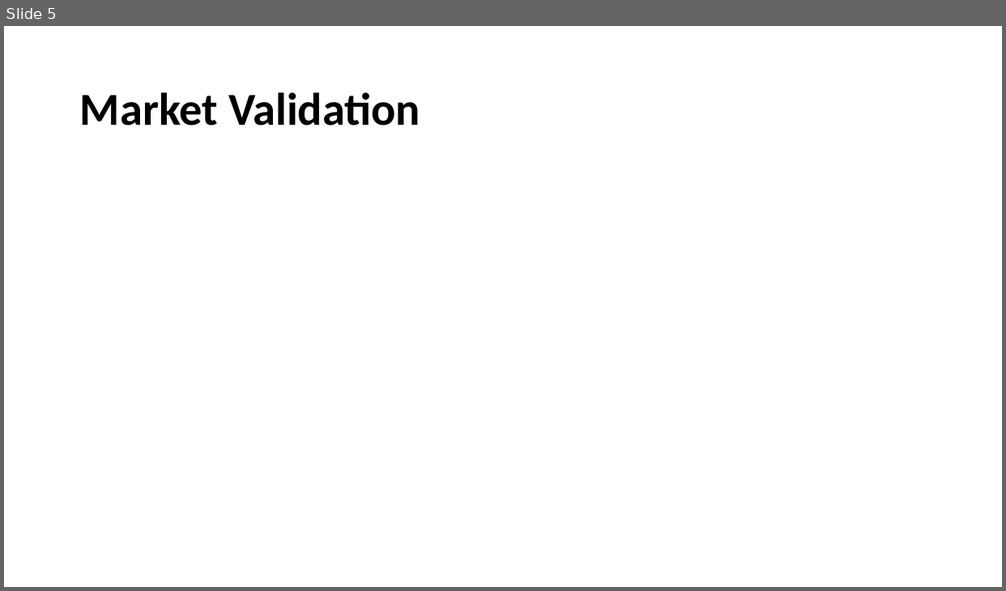
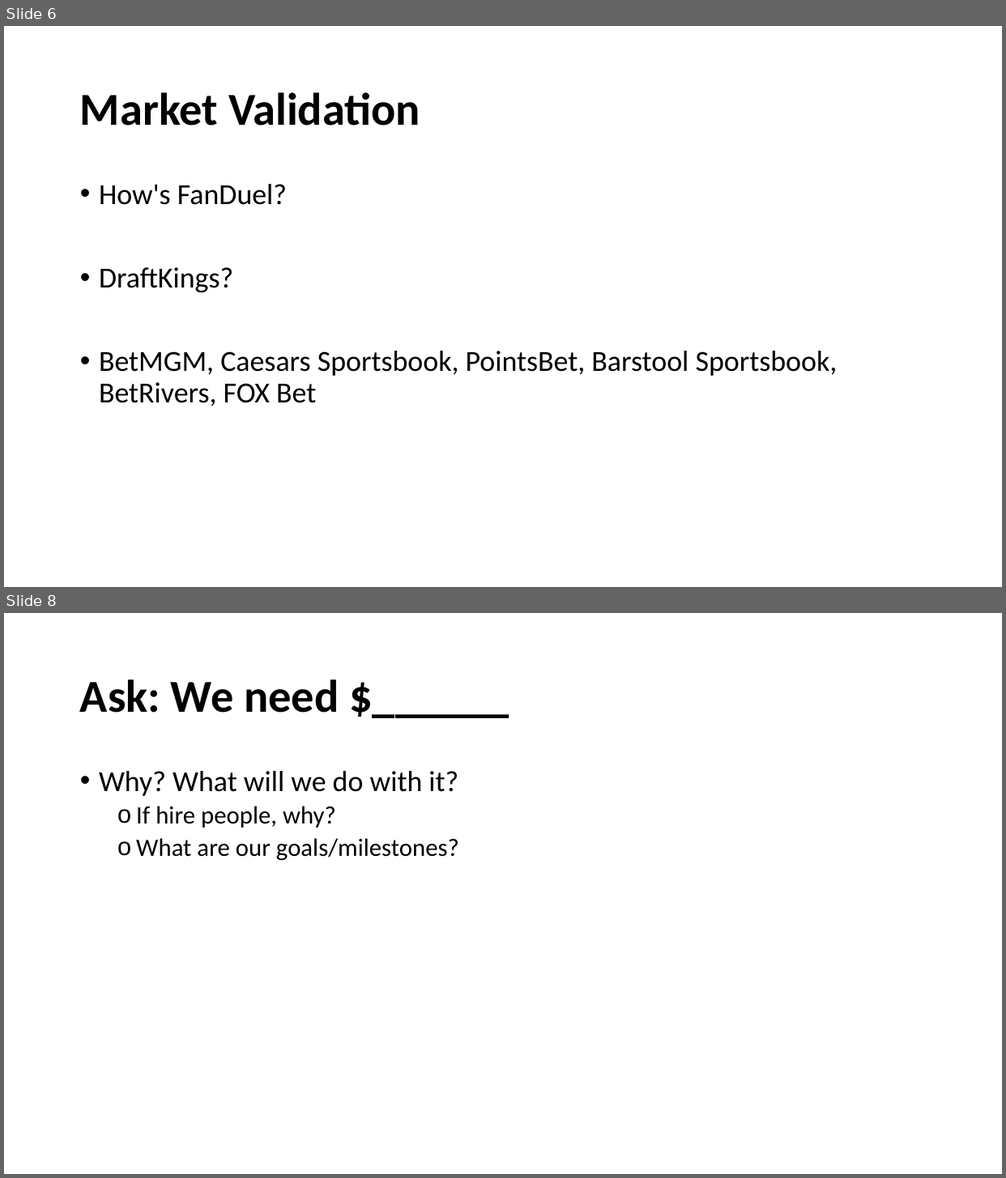
Before and after one commit to geektechniquestudios/ChessWager, a slide deck: brand-assets/pitch-deck/ChessWagerPitchDeck.pptx. Shown one above the other, each under a label of ours: slide 5 before the commit, slides 6 and 8 after it; the slides between them are not shown. The pictures are 1006x591 and 1006x1178 pixels, drawn with LibreOffice and Linux fonts; fonts in the diff are those of the drawing. Boxes give left, top, right and bottom in pixels: in the first picture for what was removed or moved away, otherwise in the second. Text is boxed around its words. In the diff, an @@ line names an element or a change of style, - is before the commit and + after.

```diff
--- a/brand-assets/pitch-deck/ChessWagerPitchDeck.pptx
+++ b/brand-assets/pitch-deck/ChessWagerPitchDeck.pptx
@@ slide 8 added at bbox=[4, 613, 1002, 1174], background #FFFFFF @@
@@ title added at bbox=[80, 679, 339, 713], 44 pt, text #000000, bold @@
+Ask: We need $______
@@ text added at bbox=[99, 771, 459, 861], 24 pt, text #000000 @@
+• Why? What will we do with it?
+  o If hire people, why?
+  o What are our goals/milestones?
@@ what was slide 5 is now slide 6 @@
@@ slide 6 changed as well @@
@@ text added at bbox=[99, 184, 837, 407], 28 pt, text #000000 @@
+• How's FanDuel?
+• DraftKings?
+• BetMGM, Caesars Sportsbook, PointsBet, Barstool Sportsbook, BetRivers, FOX Bet
```
Also in this commit, not shown: 4 other slides changed, 1 other slide added.
